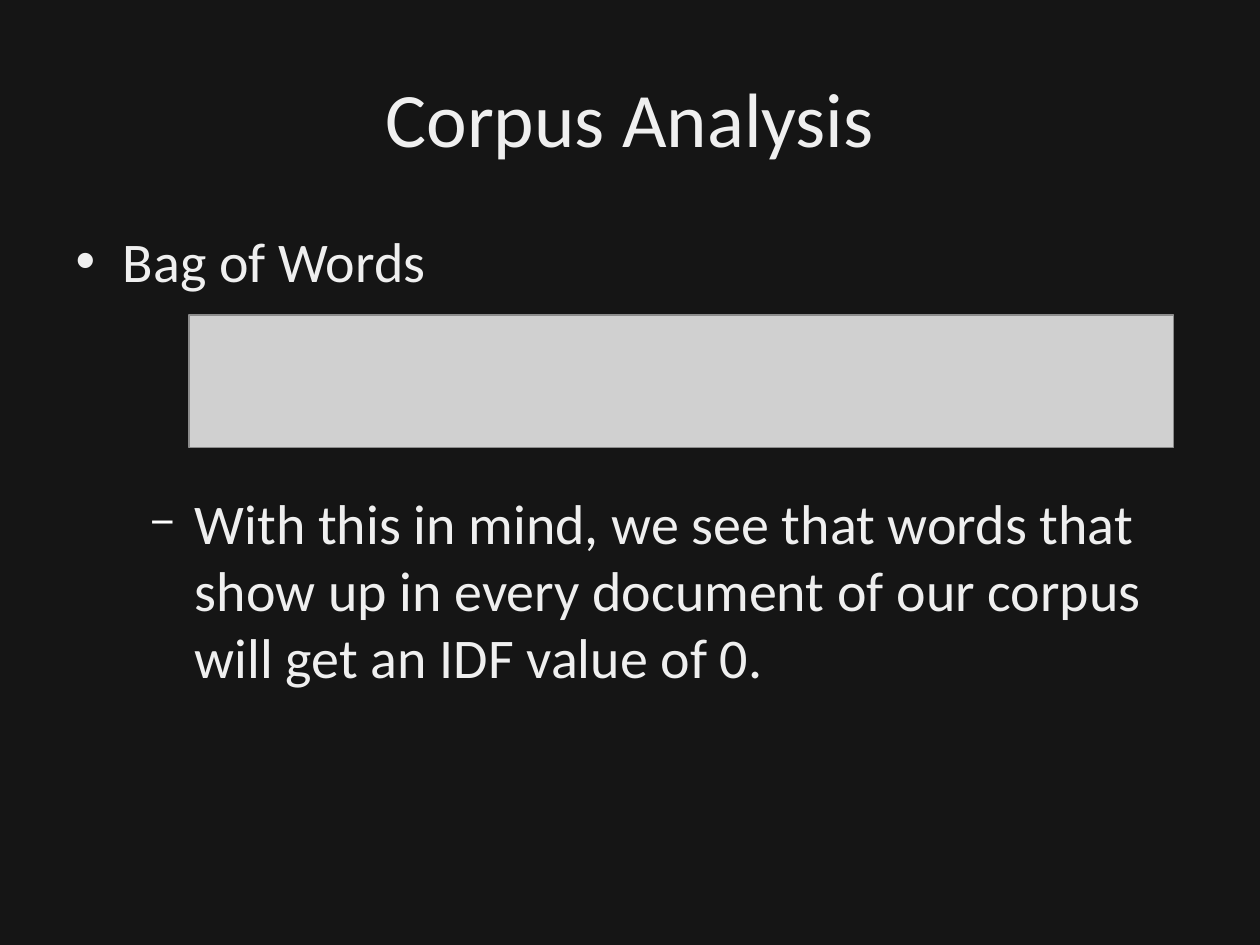
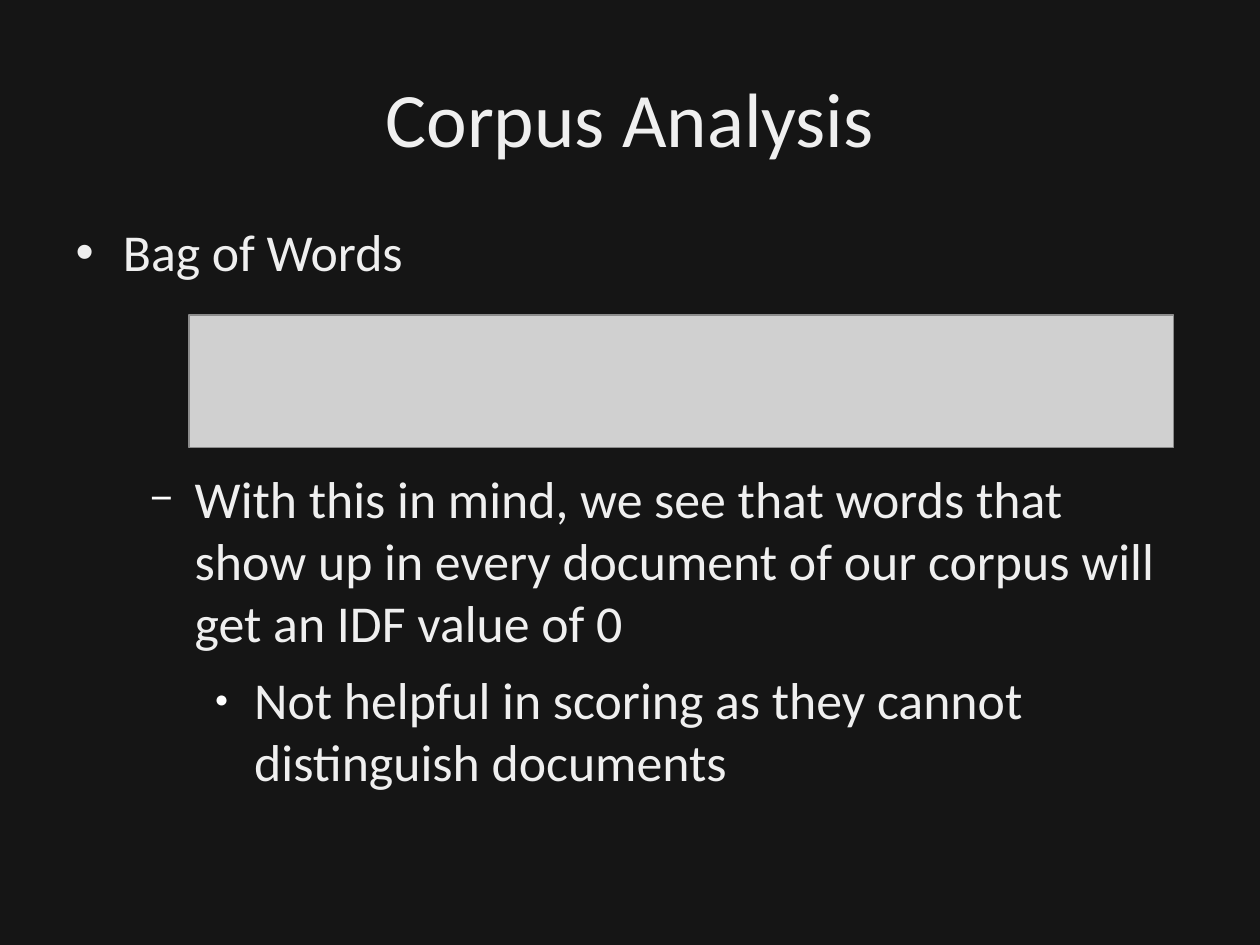
Before and after one commit to dbowmans46/PracticalProgramming, a slide deck: slide 66 of Session 7 - Python/Instructional Material/Session 7 - Python Brief Intro to NLP.odp. Drawn at 1260x945 pixels with LibreOffice and Linux fonts; fonts in the diff are those of the drawing; grey boxes stand for pictures; background and template pictures are left out; a plain dark background stands for a picture behind light text. Boxes give left, top, right and bottom in pixels: in the first picture for what was removed or moved away, otherwise in the second. Text is boxed around its words. In the diff, an @@ line names an element or a change of style, - is before the commit and + after.

Commit message:
Clarified bag-of-words slides.  Added details to TF-IDF scoring.  Added n-gram explanation when utlized for splitting words into character groups.

```diff
--- a/Session 7 - Python/Instructional Material/Session 7 - Python Brief Intro to NLP.odp
+++ b/Session 7 - Python/Instructional Material/Session 7 - Python Brief Intro to NLP.odp
@@ text at bbox=[123, 235, 403, 280]: size 32 to 29.6 pt in "Bag of Words"; line spacing 1 to 0.9 @@
@@ text at bbox=[195, 482, 1154, 790]: text changed; size 32 to 29.6 pt @@
-  − With this in mind, we see that words that show up in every document of our corpus will get an IDF value of 0.
+  − With this in mind, we see that words that show up in every document of our corpus will get an IDF value of 0
+    ● Not helpful in scoring as they cannot distinguish documents
```
Also in this commit, not shown: 3 other slides changed.
